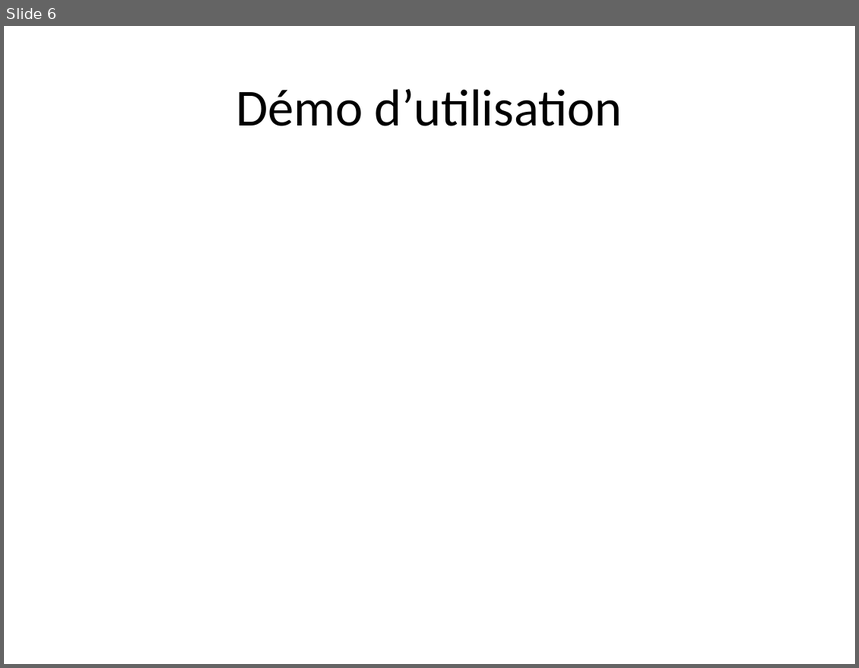
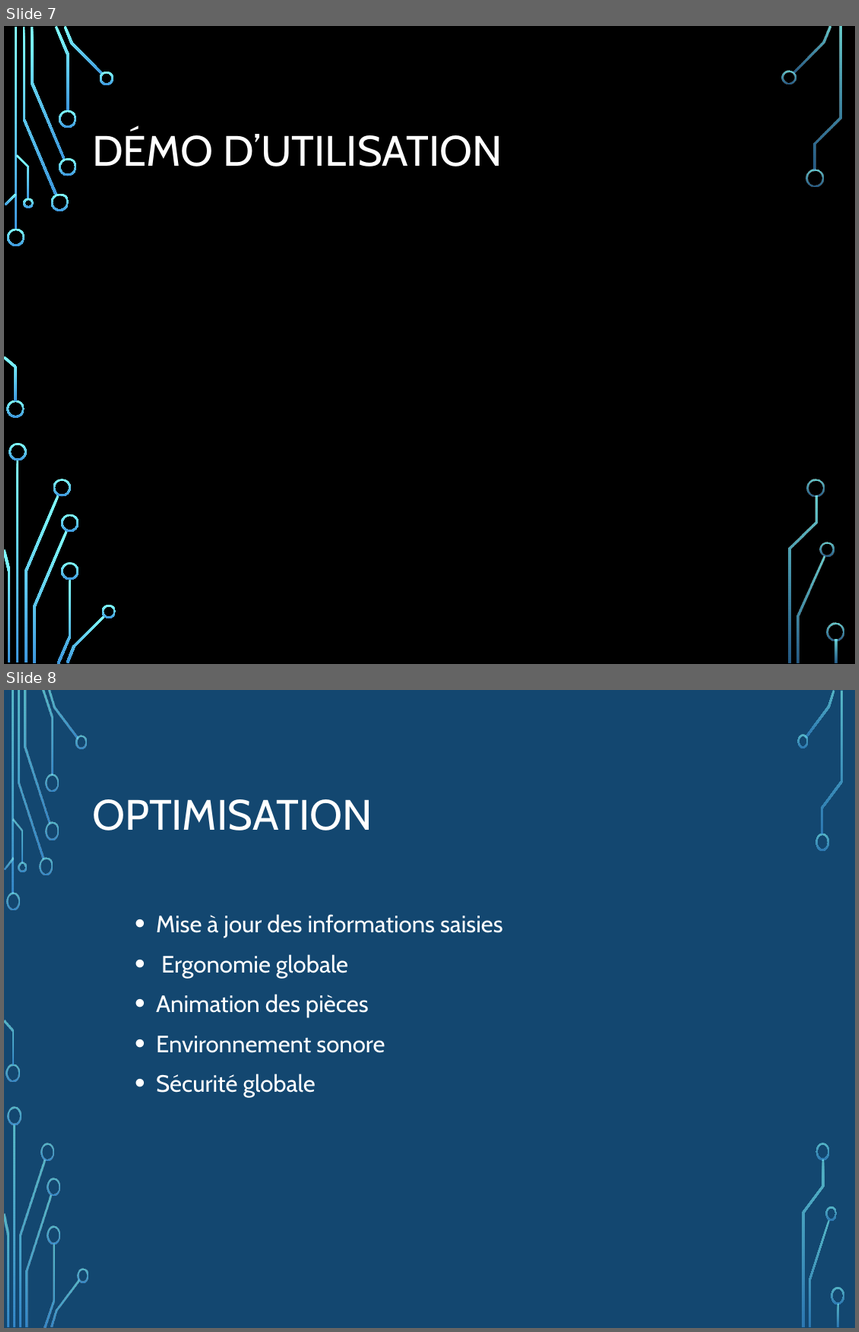
Before and after one commit to NicoPerret/projet-echec, a slide deck: Diapo présentation projet.pptx. Shown one above the other, each under a label of ours: slide 6 before the commit, slides 7 and 8 after it. The pictures are 859x668 and 859x1332 pixels, drawn with LibreOffice and Linux fonts; fonts in the diff are those of the drawing; background and template pictures are left out. Boxes give left, top, right and bottom in pixels: in the first picture for what was removed or moved away, otherwise in the second. Text is boxed around its words. In the diff, an @@ line names an element or a change of style, - is before the commit and + after.

```diff
--- a/Diapo présentation projet.pptx
+++ b/Diapo présentation projet.pptx
@@ slide 8 added at (x1=4, y1=690, x2=855, y2=1328), background picture (left out); not listed: 17 template elements that a slide beside it also shows @@
@@ rectangle added at (x1=4, y1=690, x2=855, y2=1328), fill #134770 @@
@@ title added at (x1=92, y1=799, x2=373, y2=831), 36 pt, text #FFFFFF @@
+OPTIMISATION
@@ text added at (x1=156, y1=914, x2=503, y2=1098), 20 pt, text #FFFFFF @@
+  • Mise à jour des informations saisies
+  • Ergonomie globale
+  • Animation des pièces
+  • Environnement sonore
+  • Sécurité globale
@@ group added at (x1=4, y1=690, x2=88, y2=1328): 24 freeform shapes, 2 rectangles @@
@@ group added at (x1=797, y1=690, x2=845, y2=1328): 9 freeform shapes, 1 rectangle @@
@@ what was slide 6 is now slide 7 @@
@@ slide 7 changed as well @@
@@ background #FFFFFF to picture (left out) @@
@@ title at (x1=92, y1=129, x2=503, y2=167): text changed; size 44 to 36 pt; font Calibri to Cabin; text colour #000000 to #FFFFFF @@
-Démo d’utilisation
+DÉMO D’UTILISATION
@@ group added at (x1=4, y1=26, x2=844, y2=664): 33 freeform shapes, 3 rectangles @@
```
Also in this commit, not shown: 4 other slides changed, 9 other slides added, 2 slides removed.
